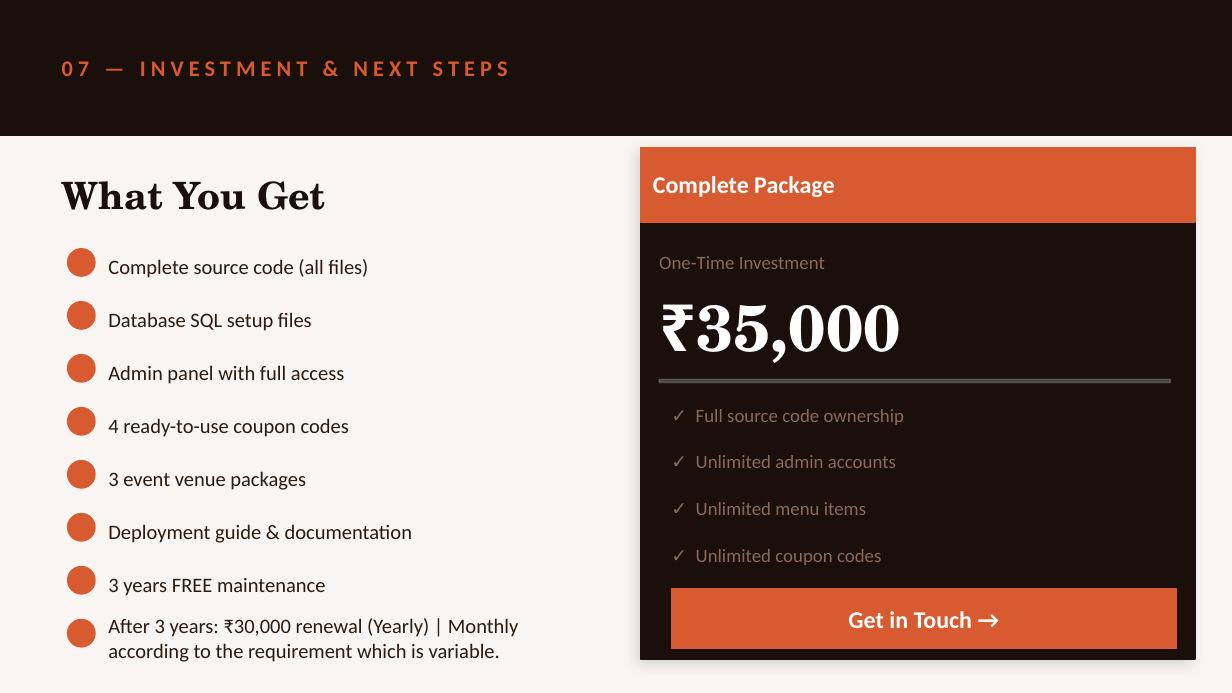
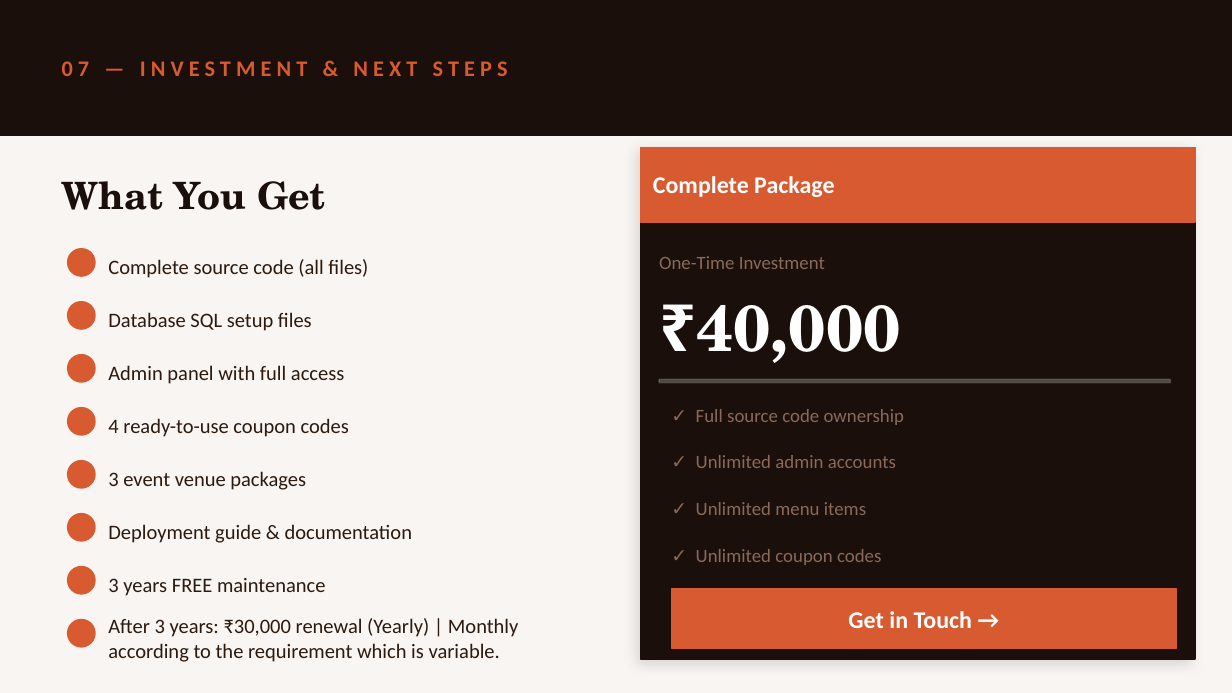
Before and after one commit to tridevacharya96/sarovar-restaurant, a slide deck: slide 9 of docs/Sarovar-Restaurant-Website-Proposal.pptx. Drawn at 1232x693 pixels with LibreOffice and Linux fonts; fonts in the diff are those of the drawing. Boxes give left, top, right and bottom in pixels: in the first picture for what was removed or moved away, otherwise in the second. Text is boxed around its words. In the diff, an @@ line names an element or a change of style, - is before the commit and + after.

```diff
--- a/docs/Sarovar-Restaurant-Website-Proposal.pptx
+++ b/docs/Sarovar-Restaurant-Website-Proposal.pptx
@@ text at bbox=[696, 305, 901, 363]: text changed @@
-₹35,000
+₹40,000
```
Also in this commit, not shown: 1 other file.
